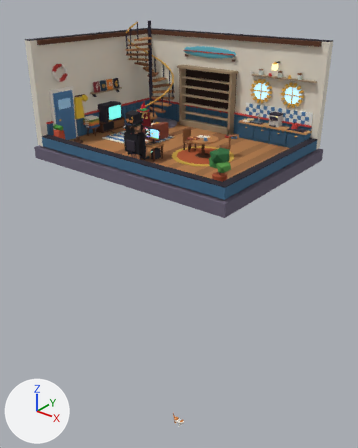
One commit to the glTF model public/models/lighthouse.glb: the scene before it, then after it.
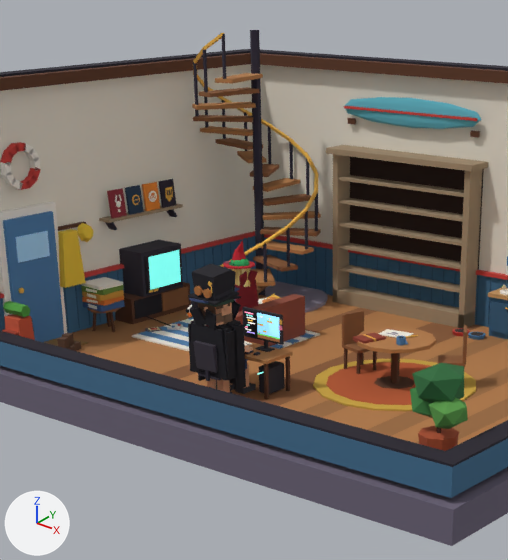
There are two pictures of each version: one whole from a camera (50 mm lens) standing at (15.8, -19.6, 7.7) and looking at (-0.6, 0.8, -5.0), one close up on the part from 15% to 69% of the width and 2% to 50% of the height. Every picture has the same lights, and +X, +Y and +Z are marked at lower left. The last two pictures show the newer version. Where no turn or scale is listed for an object, it has been applied to the vertices.

Names of what the first close-up shows: 'bookcase', 'desk_body', 'door.001', 'lounge', 'plant', 'room', 'stair', 'surfboard_body', 'table', 'table_rug', 'tv_cabinet', 'vincent_coding_body_cape' and 41 more.
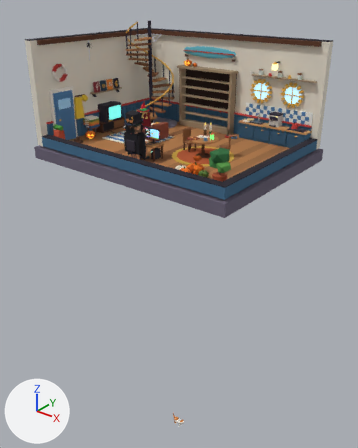
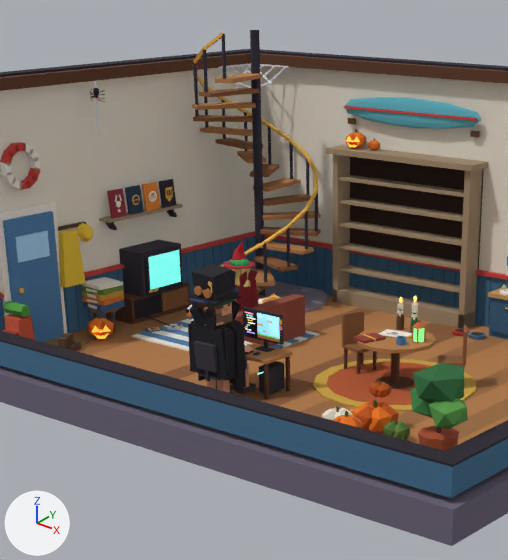
Boxes [x1, y1, x2, y2] around the edits, measured in the close-ups (508 x 560 px):
'lighthouse_heap.001', added
    after: [322, 381, 410, 440]
'door_jack.001', added
    after: [87, 314, 114, 339]
'lighthouse_web', added
    after: [218, 63, 289, 102]
'green_lantern.001', added
    after: [412, 319, 426, 343]
'case_jack.001', added
    after: [346, 129, 366, 148]
'lighthouse_heap_jack.001', added
    after: [332, 411, 363, 429]
'bottle_candle_1', added
    after: [396, 309, 404, 330]
'case_jack_small.001', added
    after: [368, 138, 381, 150]
'lighthouse_spider_body.001', added
    after: [90, 88, 105, 102]
'bottle_candle_0_candle', added
    after: [411, 302, 419, 313]
'bottle_candle_0', added
    after: [410, 313, 418, 333]

What changed in the scene script:
```text
Add ob_lighthouse_web:
    ob_lighthouse_web = bpy.data.objects.new('lighthouse_web', me_lighthouse_web)  # 144 vertices, 216 faces; spans x -5.319..-4.2, y 2.7..3.819, z 4.207..4.998; in mat_c_dfe2ec (white #dfe2ec)
    ob_lighthouse_web.location = (0.0, 0.0, 0.0)
Add ob_lighthouse_spider_body_001:
    ob_lighthouse_spider_body_001 = bpy.data.objects.new('lighthouse_spider_body.001', me_lighthouse_spider_body)  # 168 vertices, 256 faces; spans x -0.194..0.194, y -0.075..0.068, z -0.199..0.077; in mat_c_16141c (black #16141c), mat_glow_e0303a (red #e0303a, glowing red #e0303a)
    ob_lighthouse_spider_body_001.location = (-5.18, -1.0, 4.79)
Add ob_lighthouse_heap_jack_001:
    ob_lighthouse_heap_jack_001 = bpy.data.objects.new('lighthouse_heap_jack.001', me_lighthouse_heap_jack)  # 162 vertices, 276 faces; spans x -0.295..0.299, y -0.375..0.299, z 0.0..0.546; in mat_c_b8520f (orange #b8520f), mat_c_e8741c (orange #e8741c), mat_c_4d5a2a (dark green #4d5a2a), mat_glow_ffb640 (orange #ffb640, glowing orange #ffb640)
    ob_lighthouse_heap_jack_001.location = (3.18, -3.48, 0.0)
Add ob_lighthouse_heap_001:
    ob_lighthouse_heap_001 = bpy.data.objects.new('lighthouse_heap.001', me_lighthouse_heap)  # 582 vertices, 948 faces; spans x -0.78..0.97, y -0.66..0.75, z 0.0..0.87; in mat_c_c09838 (yellow #c09838), mat_c_d8b04a (yellow #d8b04a), mat_c_b8520f (orange #b8520f), mat_c_e8741c (orange #e8741c), mat_c_5a5a2a (dark yellow #5a5a2a), mat_c_d0c8b4 (pale yellow #d0c8b4), mat_c_ece6d6 (pale yellow #ece6d6), mat_c_4a6a2e (dark green #4a6a2e), mat_c_5f7f3a (green #5f7f3a), mat_c_c87a28 (orange #c87a28), mat_c_e89a3a (orange #e89a3a), mat_c_a8480c (brown #a8480c), mat_c_f0c040 (yellow #f0c040), mat_c_7a9a3a (green #7a9a3a), mat_c_c84a2a (orange #c84a2a)
    ob_lighthouse_heap_001.location = (3.2, -3.15, 0.0)
Add ob_green_lantern_001:
    ob_green_lantern_001 = bpy.data.objects.new('green_lantern.001', me_green_lantern)  # a box spanning x 0.091..0.111, y 0.033..0.053, z 0.03..0.31, material slot 0; an 8-sided cylinder along z spanning x -0.13..0.13, y -0.13..0.13, z 0.0..0.04, material slot 0; a box spanning x -0.053..-0.033, y 0.091..0.111, z 0.03..0.31, material slot 0; a box spanning x -0.111..-0.091, y -0.053..-0.033, z 0.03..0.31, material slot 0; a box spanning x 0.033..0.053, y -0.111..-0.091, z 0.03..0.31, material slot 0; an 8-sided cut cone along z (radius 0.13 at the low end, 0.05 at the high end) spanning x -0.13..0.13, y -0.13..0.13, z 0.3..0.38, material slot 0; a 5-sided cylinder along z spanning x -0.029..0.029, y -0.024..0.03, z 0.38..0.44, material slot 0; an 8-sided cylinder along z spanning x -0.1..0.1, y -0.1..0.1, z 0.04..0.3, material slot 1; in mat_c_c46a3a (orange #c46a3a), mat_glow_7dff8a (green #7dff8a, glowing green #7dff8a)
    ob_green_lantern_001.location = (2.45, -0.4, 0.86)
Add ob_door_jack_001:
    ob_door_jack_001 = bpy.data.objects.new('door_jack.001', me_door_jack)  # 162 vertices, 276 faces; spans x -0.275..0.365, y -0.347..0.283, z 0.0..0.512; in mat_c_b8520f (orange #b8520f), mat_c_e8741c (orange #e8741c), mat_c_4d5a2a (dark green #4d5a2a), mat_glow_ffb640 (orange #ffb640, glowing orange #ffb640)
    ob_door_jack_001.location = (-4.65, -1.85, 0.0)
Add ob_case_jack_small_001:
    ob_case_jack_small_001 = bpy.data.objects.new('case_jack_small.001', me_case_jack_small)  # 124 vertices, 216 faces; spans x -0.142..0.142, y -0.138..0.138, z 0.0..0.256; in mat_c_b8520f (orange #b8520f), mat_c_e8741c (orange #e8741c), mat_c_4d5a2a (dark green #4d5a2a)
    ob_case_jack_small_001.location = (-1.75, 3.75, 3.42)
Add ob_case_jack_001:
    ob_case_jack_001 = bpy.data.objects.new('case_jack.001', me_case_jack)  # 162 vertices, 276 faces; spans x -0.218..0.236, y -0.292..0.228, z 0.0..0.41; in mat_c_b8520f (orange #b8520f), mat_c_e8741c (orange #e8741c), mat_c_4d5a2a (dark green #4d5a2a), mat_glow_ffb640 (orange #ffb640, glowing orange #ffb640)
    ob_case_jack_001.location = (-2.25, 3.75, 3.42)
Add ob_bottle_candle_1:
    ob_bottle_candle_1 = bpy.data.objects.new('bottle_candle_1', me_bottle_candle_1)  # 34 vertices, 70 faces; spans x 1.625..1.775, y -0.025..0.125, z 0.86..1.28; in mat_c_5a3a22 (brown #5a3a22)
    ob_bottle_candle_1.location = (0.0, 0.0, 0.0)
Add ob_bottle_candle_0_candle:
    ob_bottle_candle_0_candle = bpy.data.objects.new('bottle_candle_0_candle', me_bottle_candle_0_candle)  # a 6-sided cylinder along z spanning x 2.002..2.098, y -0.035..0.075, z 1.28..1.46, material slot 0; a 6-sided cut cone along z (radius 0.07 at the low end, 0.056 at the high end) spanning x 1.989..2.111, y -0.05..0.09, z 1.42..1.44, material slot 0; a box spanning x 2.087..2.112, y 0.007..0.032, z 1.406..1.46, material slot 0; a box spanning x 2.012..2.037, y 0.051..0.076, z 1.37..1.46, material slot 0; a box spanning x 2.013..2.038, y -0.036..-0.011, z 1.334..1.46, material slot 0; a box spanning x 2.044..2.056, y 0.014..0.026, z 1.45..1.49, material slot 1; in mat_c_efe6d2 (pale yellow #efe6d2), mat_c_1d1a24 (black #1d1a24)
    ob_bottle_candle_0_candle.location = (0.0, 0.0, 0.0)
Add ob_bottle_candle_0:
    ob_bottle_candle_0 = bpy.data.objects.new('bottle_candle_0', me_bottle_candle_0)  # 34 vertices, 70 faces; spans x 1.975..2.125, y -0.055..0.095, z 0.86..1.28; in mat_c_2f5a3a (dark green #2f5a3a)
    ob_bottle_candle_0.location = (0.0, 0.0, 0.0)
```
